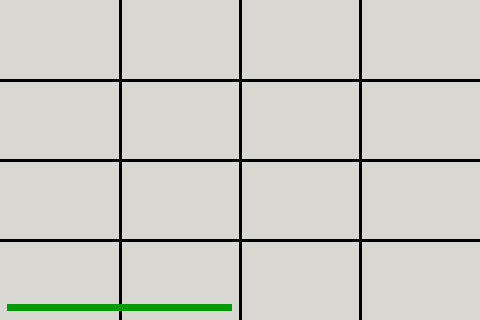
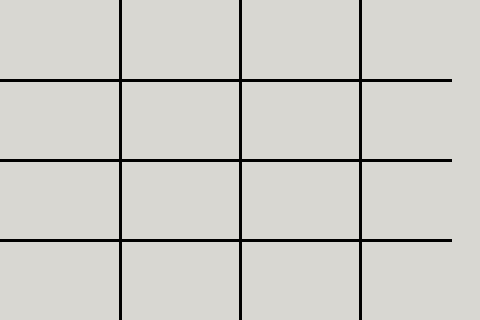
Layered file, before and after one edit (w=480, h=320). Changes by layer:
hid "indicator active" over [7, 304, 232, 311]
hid "Indicator deactive" over [7, 304, 232, 311]
painted on "Background" over [452, 79, 480, 242]
